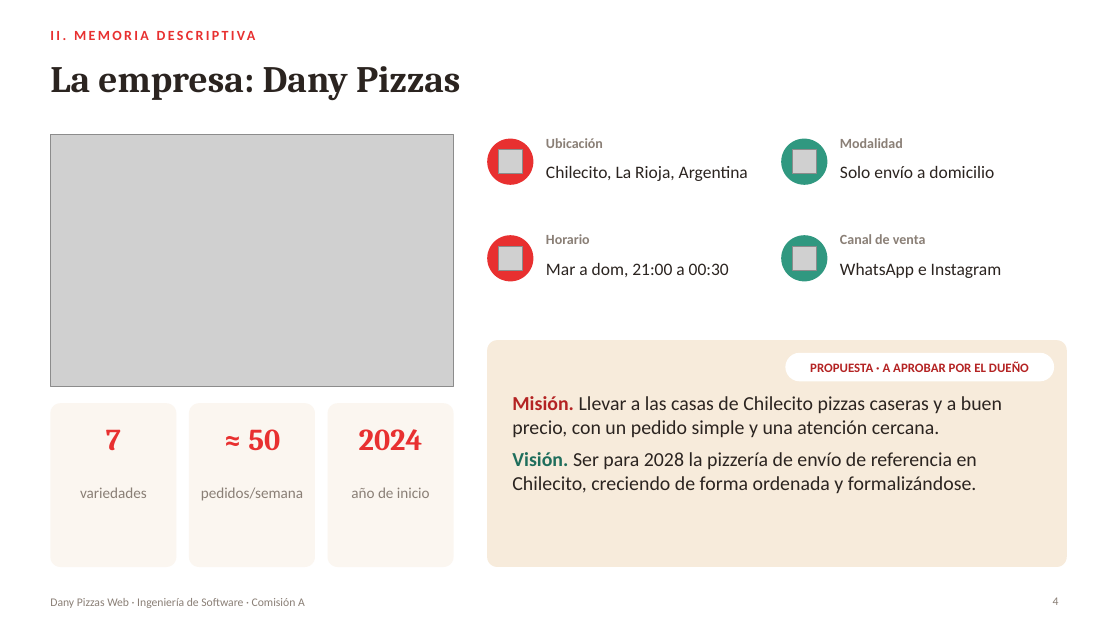
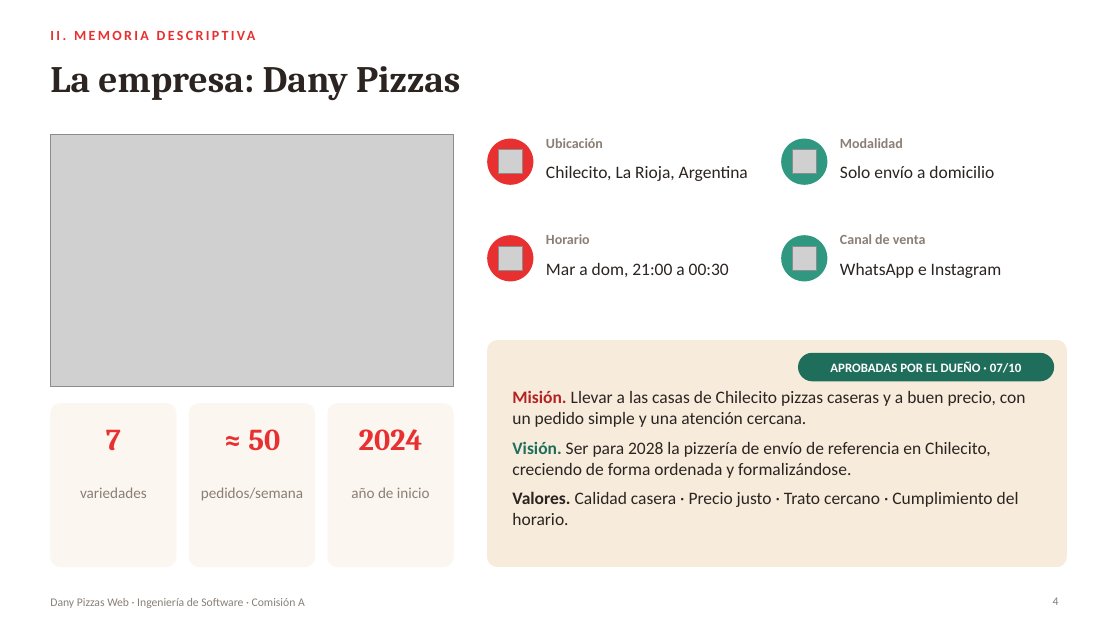
Before and after one commit to CastroMaximo/DanyPizzas, a slide deck: slide 4 of docs/presentacion/DanyPizzas_Presentacion.pptx. Drawn at 1120x630 pixels with LibreOffice and Linux fonts; fonts in the diff are those of the drawing; grey boxes stand for pictures. Boxes give left, top, right and bottom in pixels: in the first picture for what was removed or moved away, otherwise in the second. Text is boxed around its words. In the diff, an @@ line names an element or a change of style, - is before the commit and + after.

```diff
--- a/docs/presentacion/DanyPizzas_Presentacion.pptx
+++ b/docs/presentacion/DanyPizzas_Presentacion.pptx
@@ rounded rectangle: place and size @@
-rounded rectangle at [786,353,1054,381]
+rounded rectangle at [798,353,1054,381]
@@ rounded rectangle at [798,353,1054,381]: fill #FFFFFF to #1F6E5C @@
@@ text at [830,361,1022,373]: text changed; text colour #B42323 to #FFFFFF @@
-PROPUESTA · A APROBAR POR EL DUEÑO
+APROBADAS POR EL DUEÑO · 07/10
@@ text at [512,390,1026,478]: size 17 to 15 pt in "Misión. Llevar a las casas de Chilecito ...", "Visión. Ser para 2028 la pizzería de ..." @@
@@ text at [512,491,1019,525]: paragraph added @@
+Valores. Calidad casera · Precio justo · Trato cercano · Cumplimiento del horario.
```
Also in this commit, not shown: 3 other slides changed, 9 other files.
